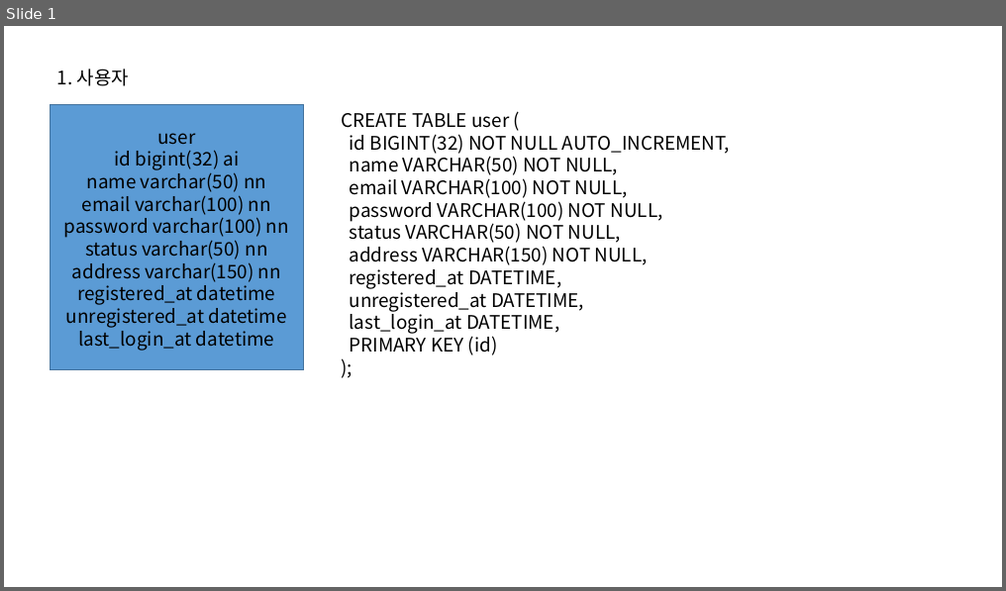
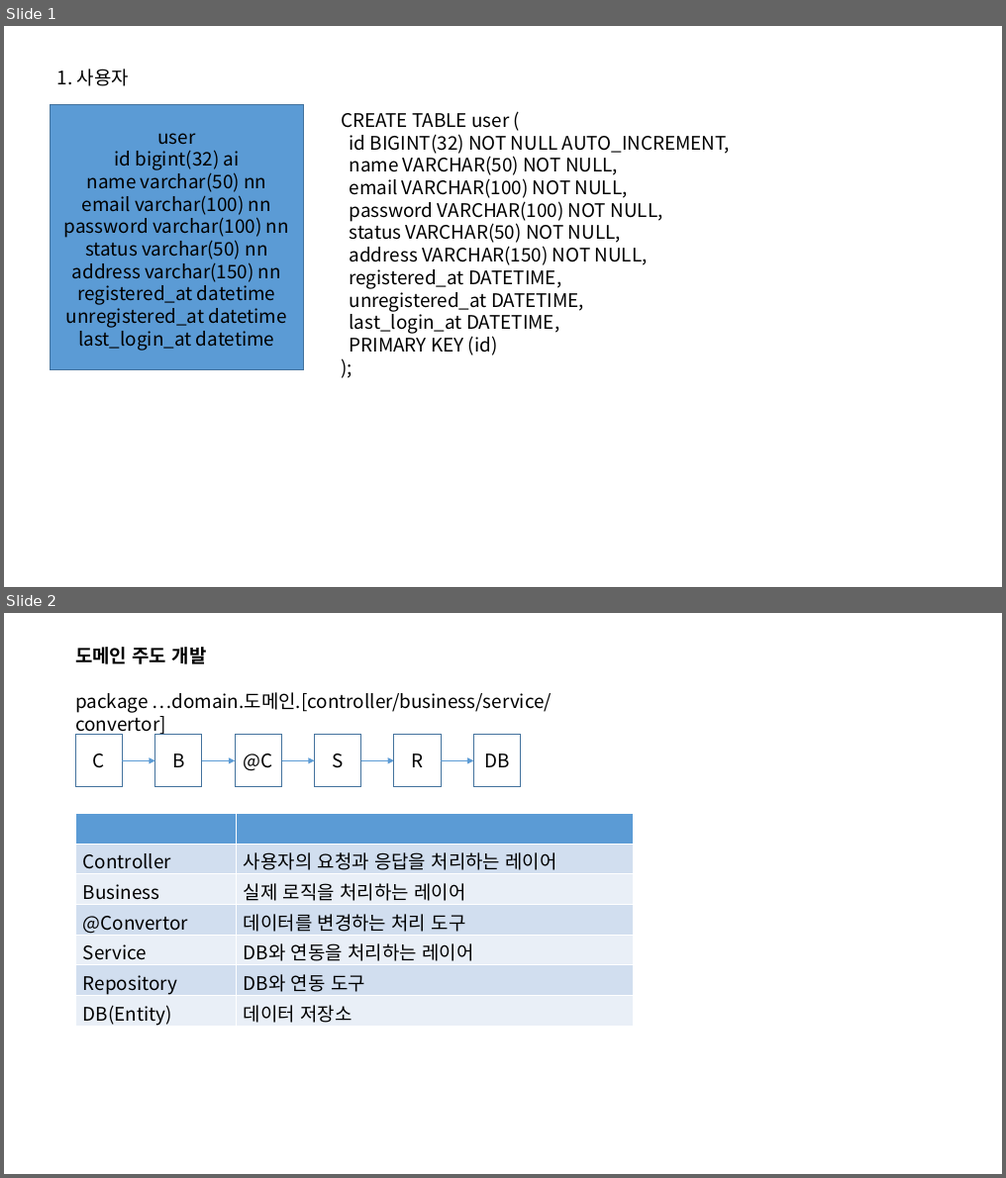
Before and after one commit to Goo-hyunwoo/delivery-service, a slide deck: 도메인 개발.pptx. Shown one above the other, each under a label of ours: slide 1 before the commit, slides 1 and 2 after it. The pictures are 1006x591 and 1006x1178 pixels, drawn with LibreOffice and Linux fonts; fonts in the diff are those of the drawing. Boxes give left, top, right and bottom in pixels: in the first picture for what was removed or moved away, otherwise in the second. Text is boxed around its words. In the diff, an @@ line names an element or a change of style, - is before the commit and + after.

Commit message:
[2023-12-14] 사용자 등록 로직 개발

```diff
--- a/도메인 개발.pptx
+++ b/도메인 개발.pptx
@@ slide 2 added at <box>4,613,1002,1174</box>, background #FFFFFF @@
@@ text added at <box>75,647,551,713</box>, 18 pt, text #000000 @@
+도메인 주도 개발
+package …domain.도메인.[controller/business/service/convertor]
@@ rectangle added at <box>76,735,122,786</box>, outline #43739E 1 pt, 18 pt, text #000000 @@
+C
@@ rectangle added at <box>155,735,202,786</box>, outline #43739E 1 pt, 18 pt, text #000000 @@
+B
@@ rectangle added at <box>235,735,281,786</box>, outline #43739E 1 pt, 18 pt, text #000000 @@
+@C
@@ rectangle added at <box>315,735,361,786</box>, outline #43739E 1 pt, 18 pt, text #000000 @@
+S
@@ rectangle added at <box>394,735,441,786</box>, outline #43739E 1 pt, 18 pt, text #000000 @@
+R
@@ rectangle added at <box>474,735,521,786</box>, outline #43739E 1 pt, 18 pt, text #000000 @@
+DB
@@ arrow added from (122, 761) to (155, 761), #5B9BD5 0.5 pt @@
@@ arrow added from (202, 761) to (235, 761), #5B9BD5 0.5 pt @@
@@ arrow added from (282, 761) to (315, 761), #5B9BD5 0.5 pt @@
@@ arrow added from (361, 761) to (394, 761), #5B9BD5 0.5 pt @@
@@ arrow added from (442, 761) to (474, 761), #5B9BD5 0.5 pt @@
@@ table added at <box>76,814,634,1030</box>, 7 rows, 2 columns @@
+ | 
+Controller | 사용자의 요청과 응답을 처리하는 레이어
+Business | 실제 로직을 처리하는 레이어
+@Convertor | 데이터를 변경하는 처리 도구
+Service | DB와 연동을 처리하는 레이어
+Repository | DB와 연동 도구
+DB(Entity) | 데이터 저장소
```
Also in this commit, not shown: 15 other files.
